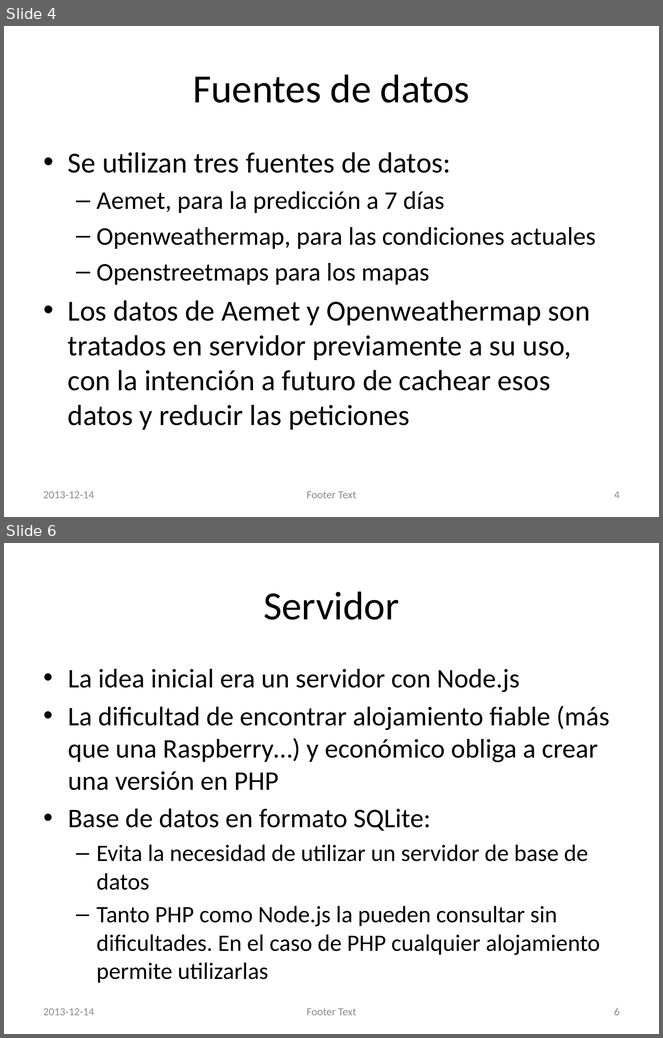
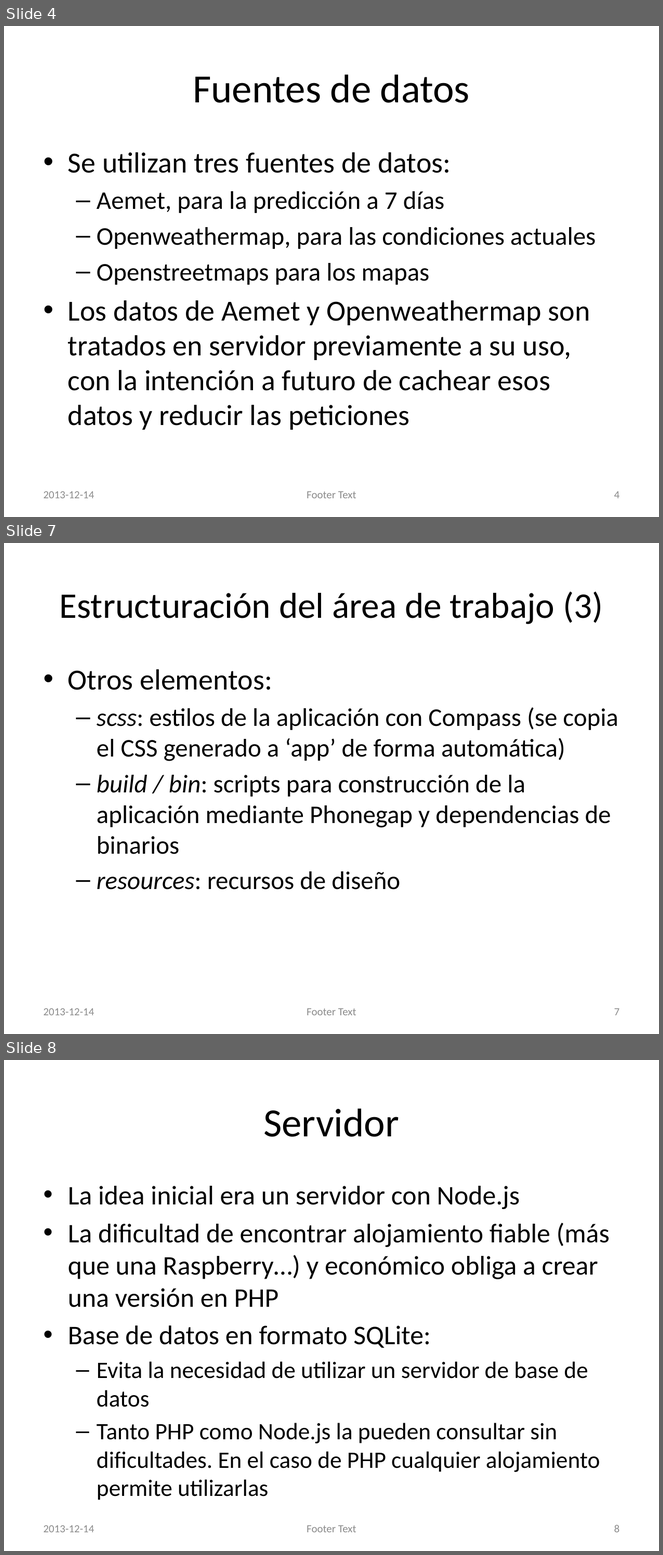
Before and after one commit to jervert/borrasca, a slide deck: docs/SPI_rapido_simple_economico.pptx. Shown one above the other, each under a label of ours: slides 4 and 6 before the commit, slides 4, 7 and 8 after it; the slides between them are not shown. The pictures are 663x1038 and 663x1555 pixels, drawn with LibreOffice and Linux fonts; fonts in the diff are those of the drawing. Boxes give left, top, right and bottom in pixels: in the first picture for what was removed or moved away, otherwise in the second. Text is boxed around its words. In the diff, an @@ line names an element or a change of style, - is before the commit and + after.

```diff
--- a/docs/SPI_rapido_simple_economico.pptx
+++ b/docs/SPI_rapido_simple_economico.pptx
@@ slide 7 added at (x1=4, y1=543, x2=659, y2=1034), background #FFFFFF @@
@@ title added at (x1=60, y1=591, x2=603, y2=624), 39.6 pt, text #000000 @@
+Estructuración del área de trabajo (3)
@@ text added at (x1=68, y1=669, x2=618, y2=890), 28 pt, text #000000 @@
+• Otros elementos:
+  – scss: estilos de la aplicación con Compass (se copia el CSS generado a ‘app’ de forma automática)
+  – build / bin: scripts para construcción de la aplicación mediante Phonegap y dependencias de binarios
+  – resources: recursos de diseño
@@ text added at (x1=44, y1=1008, x2=94, y2=1016), 12 pt, text #8C8C8C @@
+2013-12-14
@@ text added at (x1=307, y1=1008, x2=357, y2=1016), 12 pt, text #8C8C8C @@
+Footer Text
@@ page number added at (x1=614, y1=1008, x2=620, y2=1016), 12 pt, text #8C8C8C @@
+7
@@ what was slide 6 is now slide 8 @@
@@ page number at (x1=614, y1=1525, x2=620, y2=1533): text changed @@
-6
+8
```
Also in this commit, not shown: 3 slides changed, 1 other slide added.
